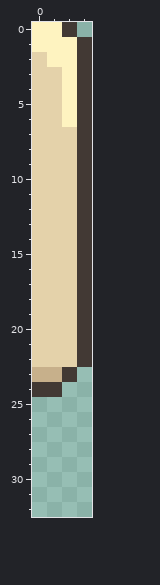
File history of a pixel-art file, Assets/Sprites/right-dialogue-box.aseprite. The picture above was drawn from the file before the commit.
4x33 pixels, 1 frame.
After the commit:
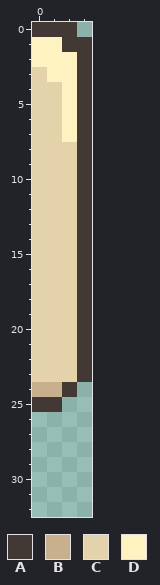
Palette (. is transparent): A #423934  B #c7b08b  C #e4d2aa  D #fef3c0
The exact change:
Changed rows in their new state; - is an unchanged pixel.
first column x 0:
 0 AA-
 1 --A
 2 D--
 3 -D-
first column x 2:
 7 D
first column x 0:
23 CCCA
24 BBA-
25 AA--
Where, in picture pixels (left, top, right, bottom), the same in both pictures:
changed: (32, 22, 77, 142)
changed: (32, 367, 92, 412)
